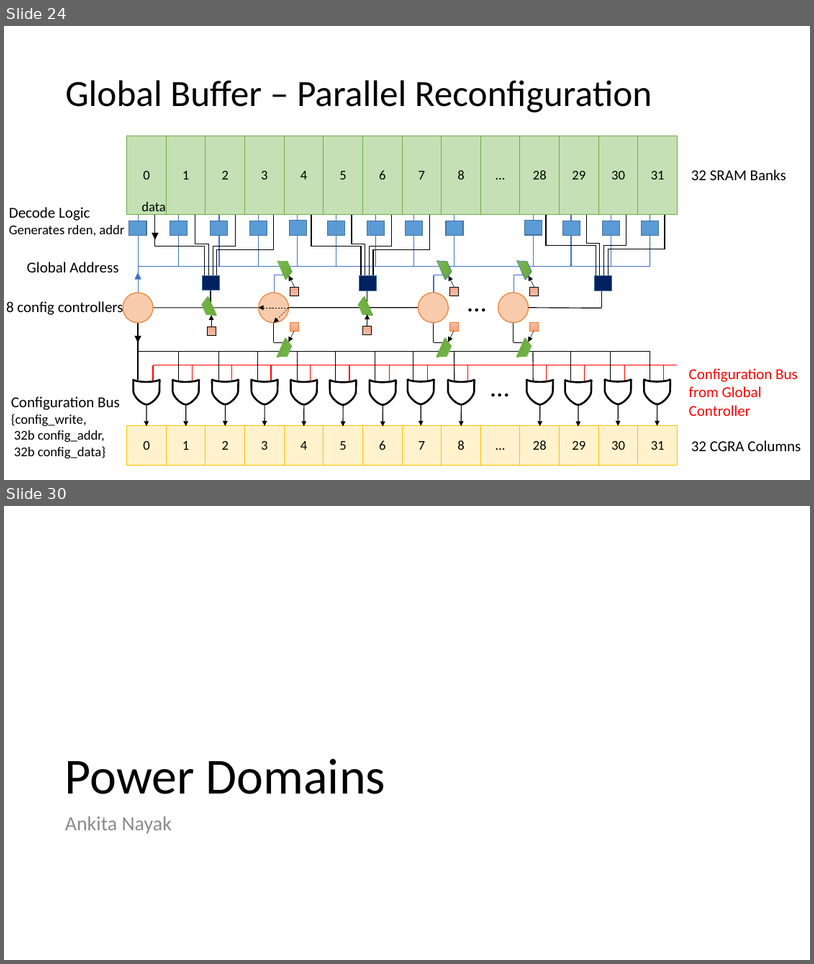
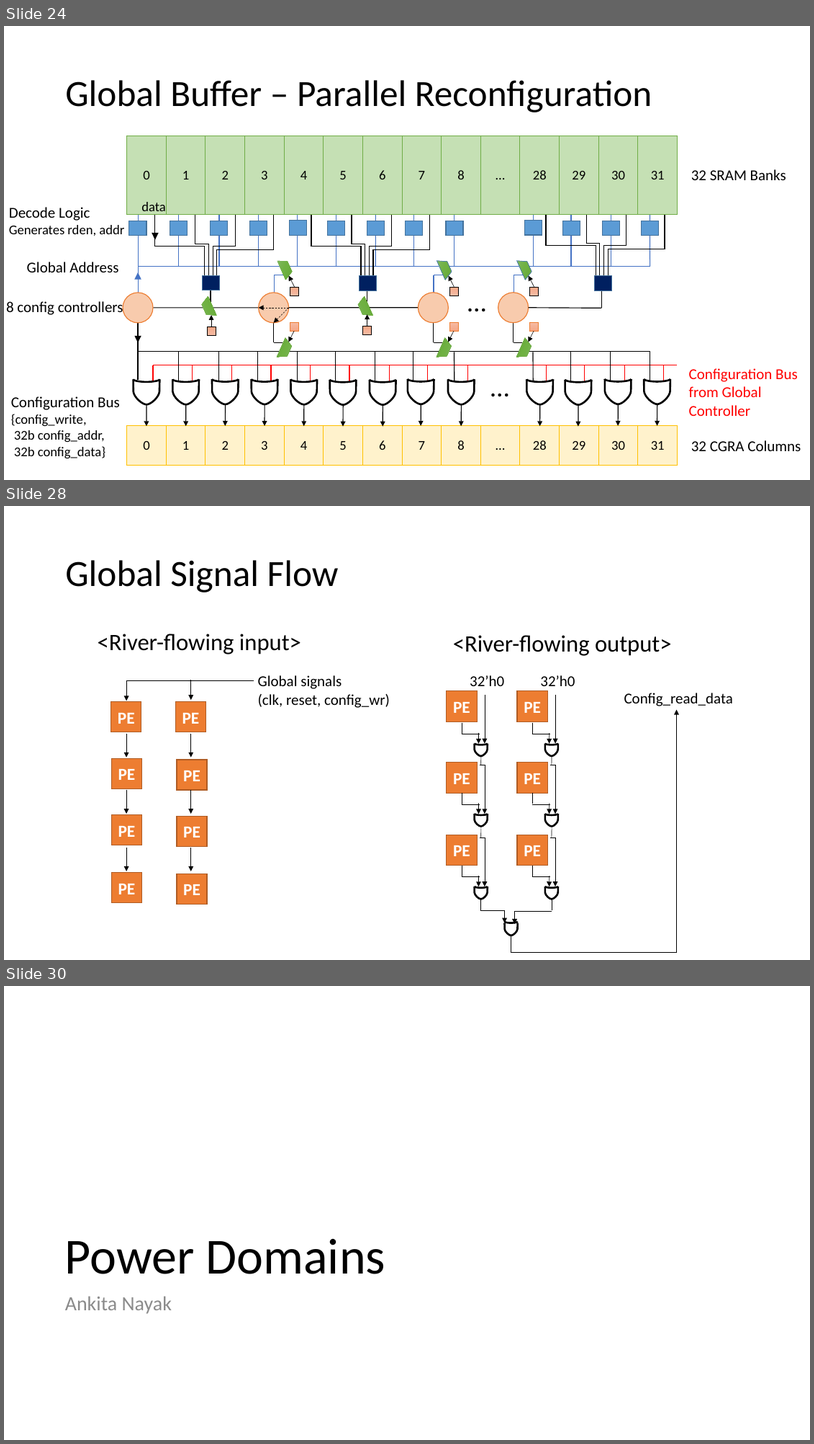
Before and after one commit to StanfordAHA/garnet, a slide deck: docs/garnet-block-diagrams.pptx. Shown one above the other, each under a label of ours: slides 24 and 30 before the commit, slides 24, 28 and 30 after it; the slides between them are not shown. The pictures are 814x964 and 814x1444 pixels, drawn with LibreOffice and Linux fonts; fonts in the diff are those of the drawing. Boxes give left, top, right and bottom in pixels: in the first picture for what was removed or moved away, otherwise in the second. Text is boxed around its words. In the diff, an @@ line names an element or a change of style, - is before the commit and + after.

Commit message:
Update global controller ppt

```diff
--- a/docs/garnet-block-diagrams.pptx
+++ b/docs/garnet-block-diagrams.pptx
@@ slide 28 added at [4,506,810,960], background #FFFFFF @@
@@ title added at [65,560,339,592], 44 pt, text #000000 @@
+Global Signal Flow
@@ text added at [98,633,301,654], 28 pt, text #000000 @@
+<River-flowing input>
@@ text added at [453,635,672,656], 28 pt, text #000000 @@
+<River-flowing output>
@@ text added at [258,675,390,708], 18 pt, text #000000 @@
+Global signals
+(clk, reset, config_wr)
@@ arrow added from (126, 681) to (126, 701), #000000 0.5 pt @@
@@ line added from (126, 681) to (255, 681), #000000 0.5 pt @@
@@ arrow added from (191, 680) to (191, 700), #000000 0.5 pt @@
@@ text added at [625,692,733,706], 18 pt, text #000000 @@
+Config_read_data
@@ rectangle added at [111,702,142,732], fill #ED7D31, outline #AF5C24 1 pt, 20 pt, text #FFFFFF, bold @@
+PE
@@ rectangle added at [176,702,206,732], fill #ED7D31, outline #AF5C24 1 pt, 20 pt, text #FFFFFF, bold @@
+PE
@@ elbow arrow added from (512, 935) to (677, 709), #000000 0.5 pt @@
@@ arrow added from (126, 734) to (126, 757), #000000 0.5 pt @@
@@ arrow added from (191, 734) to (191, 757), #000000 0.5 pt @@
@@ rectangle added at [112,758,142,788], fill #ED7D31, outline #AF5C24 1 pt, 20 pt, text #FFFFFF, bold @@
+PE
@@ rectangle added at [177,759,207,790], fill #ED7D31, outline #AF5C24 1 pt, 20 pt, text #FFFFFF, bold @@
+PE
@@ arrow added from (126, 790) to (126, 813), #000000 0.5 pt @@
@@ arrow added from (191, 790) to (191, 813), #000000 0.5 pt @@
@@ rectangle added at [112,815,142,845], fill #ED7D31, outline #AF5C24 1 pt, 20 pt, text #FFFFFF, bold @@
+PE
@@ rectangle added at [177,816,207,846], fill #ED7D31, outline #AF5C24 1 pt, 20 pt, text #FFFFFF, bold @@
+PE
@@ arrow added from (126, 847) to (126, 871), #000000 0.5 pt @@
@@ arrow added from (191, 847) to (191, 871), #000000 0.5 pt @@
@@ rectangle added at [112,872,142,903], fill #ED7D31, outline #AF5C24 1 pt, 20 pt, text #FFFFFF, bold @@
+PE
@@ rectangle added at [177,873,207,903], fill #ED7D31, outline #AF5C24 1 pt, 20 pt, text #FFFFFF, bold @@
+PE
@@ group added at [447,675,575,935]: 24 lines, 14 freeform shapes, 14 arrows, 6 rectangles, 2 texts @@
+PE
+PE
+PE
+32’h0
+PE
+PE
+PE
+32’h0
```
Also in this commit, not shown: 3 slides changed, 1 other slide added, 2 slides removed.
